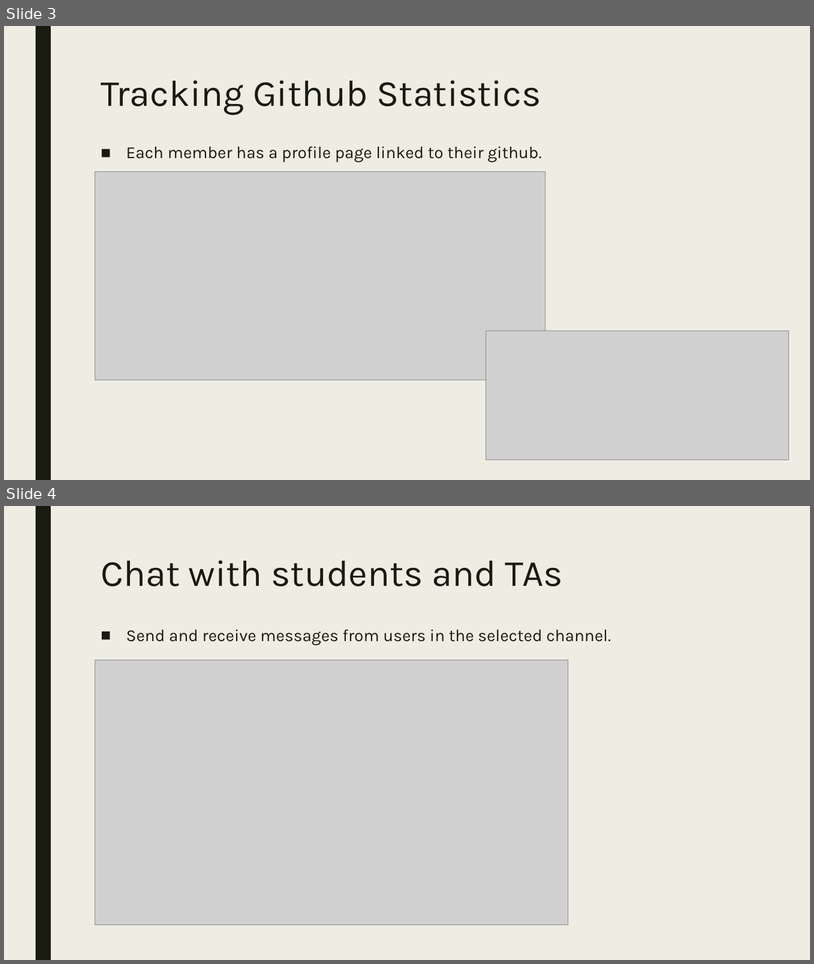
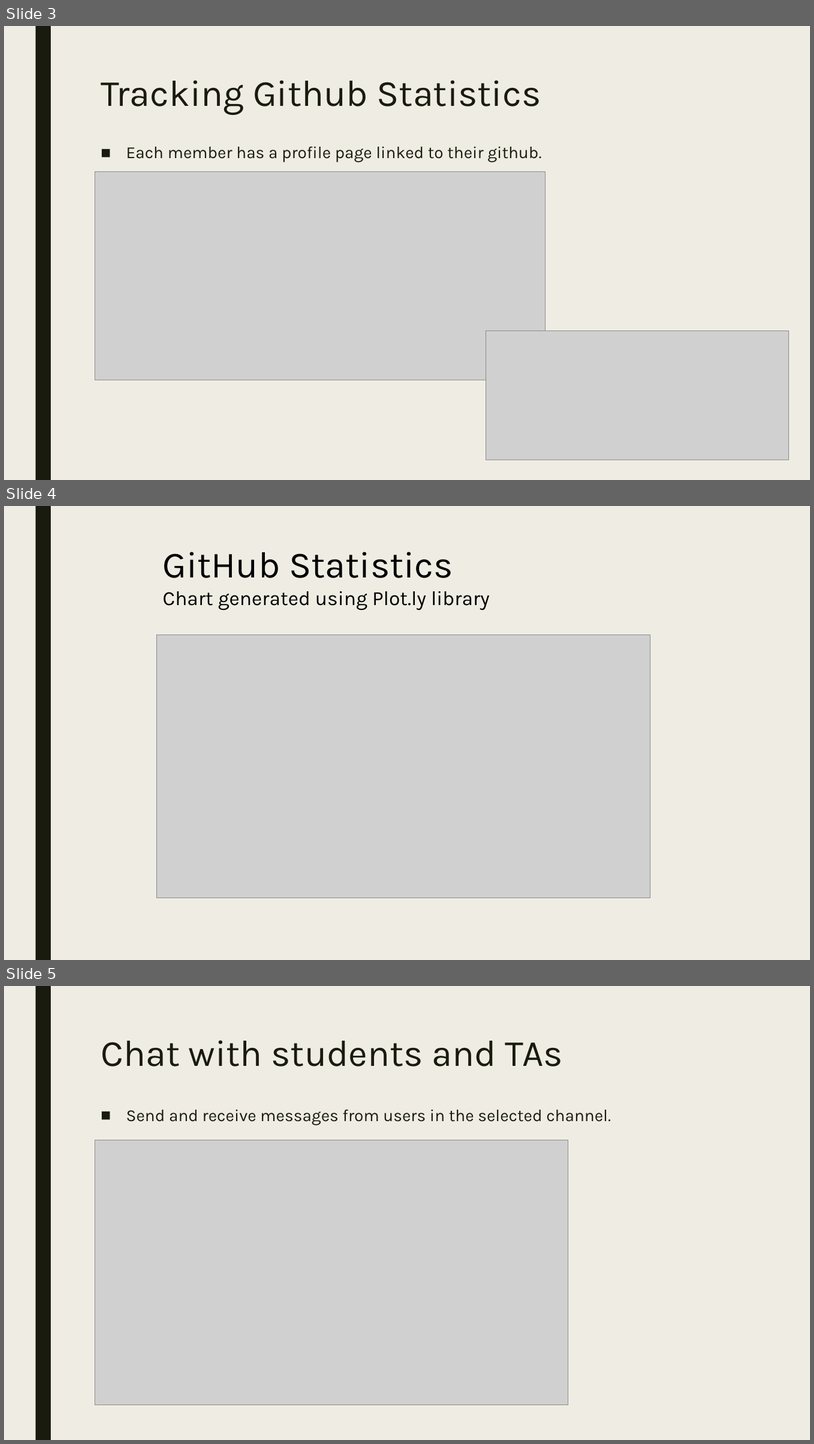
Before and after one commit to mathiaco/Web-Communication-Platform, a slide deck: Documentation/SOEN341_Group3.pptx. Shown one above the other, each under a label of ours: slides 3 and 4 before the commit, slides 3, 4 and 5 after it. The pictures are 814x964 and 814x1444 pixels, drawn with LibreOffice and Linux fonts; fonts in the diff are those of the drawing; grey boxes stand for pictures. Boxes give left, top, right and bottom in pixels: in the first picture for what was removed or moved away, otherwise in the second. Text is boxed around its words. In the diff, an @@ line names an element or a change of style, - is before the commit and + after.

```diff
--- a/Documentation/SOEN341_Group3.pptx
+++ b/Documentation/SOEN341_Group3.pptx
@@ slide 4 added at (4,506,810,960), background #EFEDE3; not listed: 1 template element that a slide beside it also shows @@
@@ text added at (163,552,490,610), 24 pt, text #000000 @@
+GitHub Statistics
+Chart generated using Plot.ly library
@@ picture added at (157,635,651,897) @@
@@ what was slide 4 is now slide 5 @@
```
Also in this commit, not shown: 2 slides changed.
